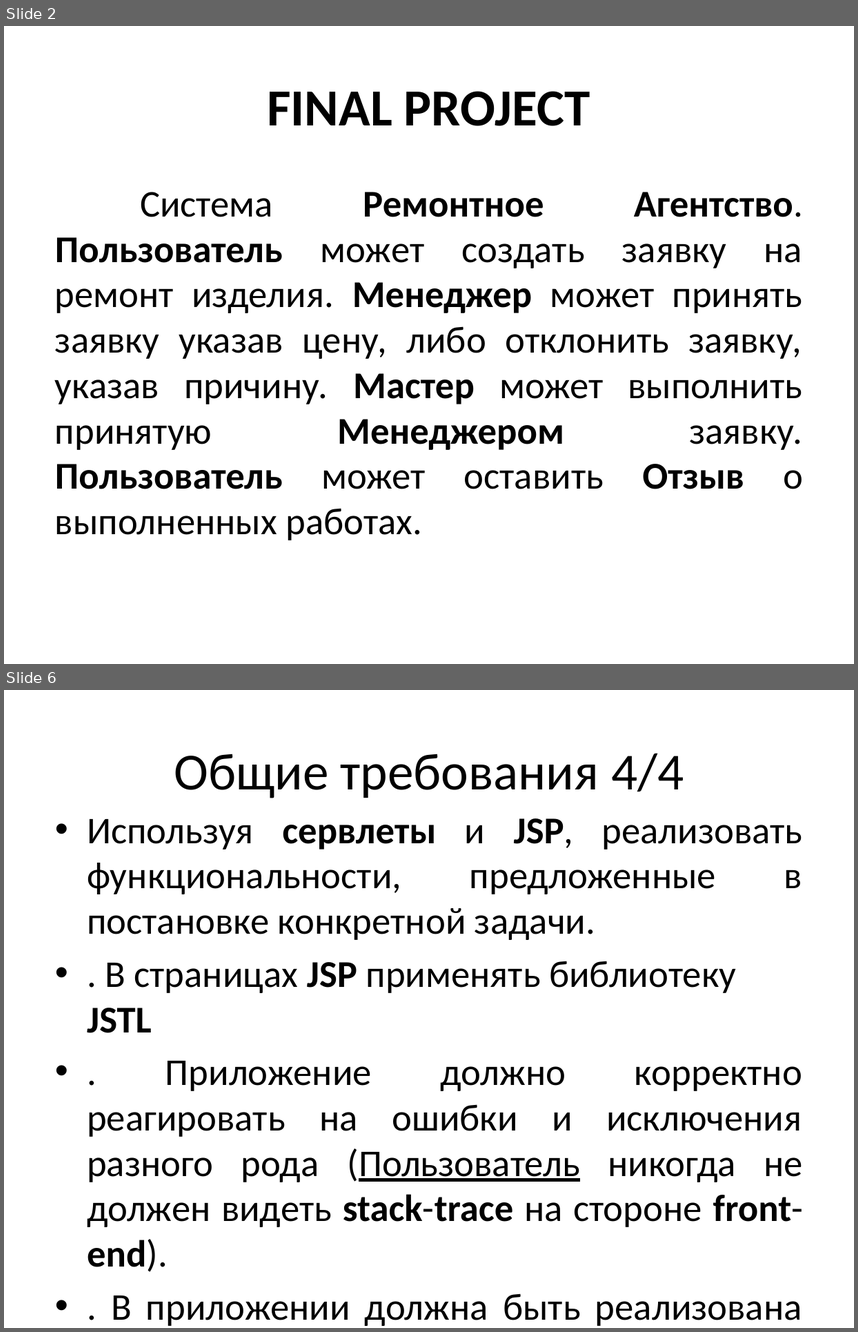
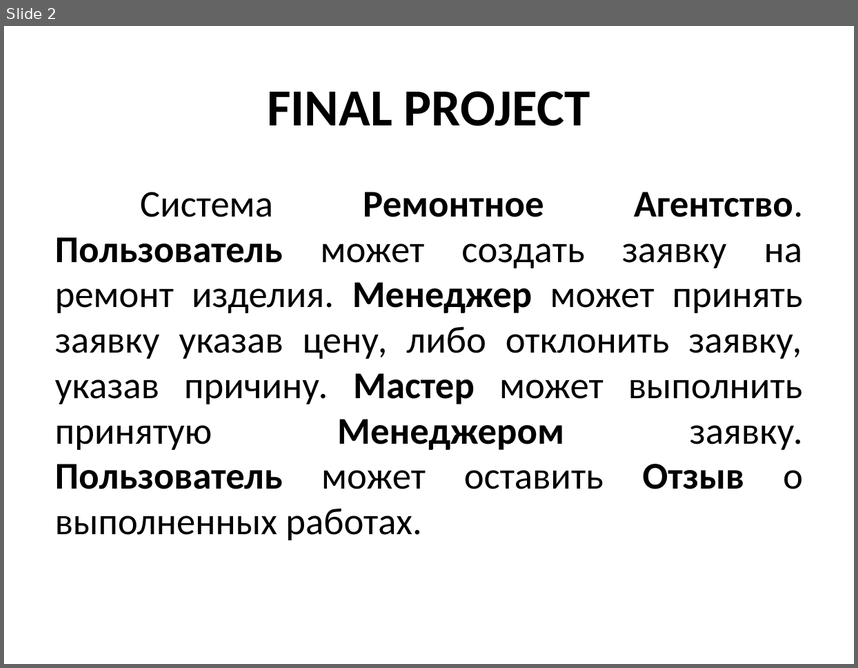
Before and after one commit to MikhailGlushko/FinalProject, a slide deck: doc/README.pptx. Shown one above the other, each under a label of ours: slides 2 and 6 before the commit, slide 2 after it; the slides between them are not shown. The pictures are 858x1332 and 858x668 pixels, drawn with LibreOffice and Linux fonts; fonts in the diff are those of the drawing. Boxes give left, top, right and bottom in pixels: in the first picture for what was removed or moved away, otherwise in the second. Text is boxed around its words. In the diff, an @@ line names an element or a change of style, - is before the commit and + after.

```diff
--- a/doc/README.pptx
+++ b/doc/README.pptx
@@ slide 6 removed at bbox=[4, 690, 854, 1328], background #FFFFFF @@
@@ title removed at bbox=[174, 753, 684, 798] @@
-Общие требования 4/4
@@ text removed at bbox=[87, 818, 803, 1325] @@
-• Используя сервлеты и JSP, реализовать функциональности, предложенные в постановке конкретной задачи.
-• . В страницах JSP применять библиотеку JSTL
-• . Приложение должно корректно реагировать на ошибки и исключения разного рода (Пользователь никогда не должен видеть stack-trace на стороне front-end).
-• . В приложении должна быть реализована система Авторизации и Аутентификации
```
Also in this commit, not shown: 6 slides added, 7 other slides removed, 1 other file.
